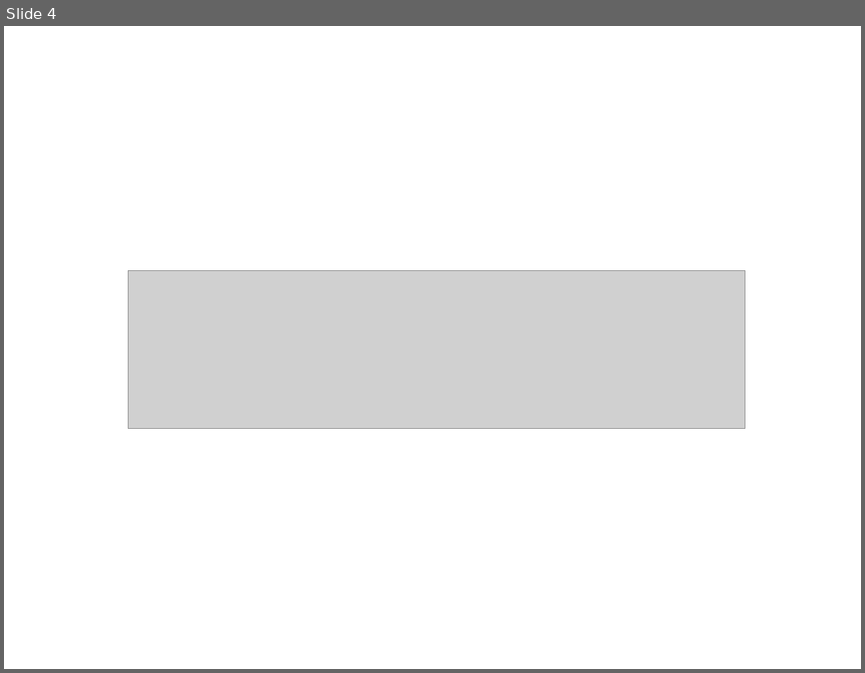
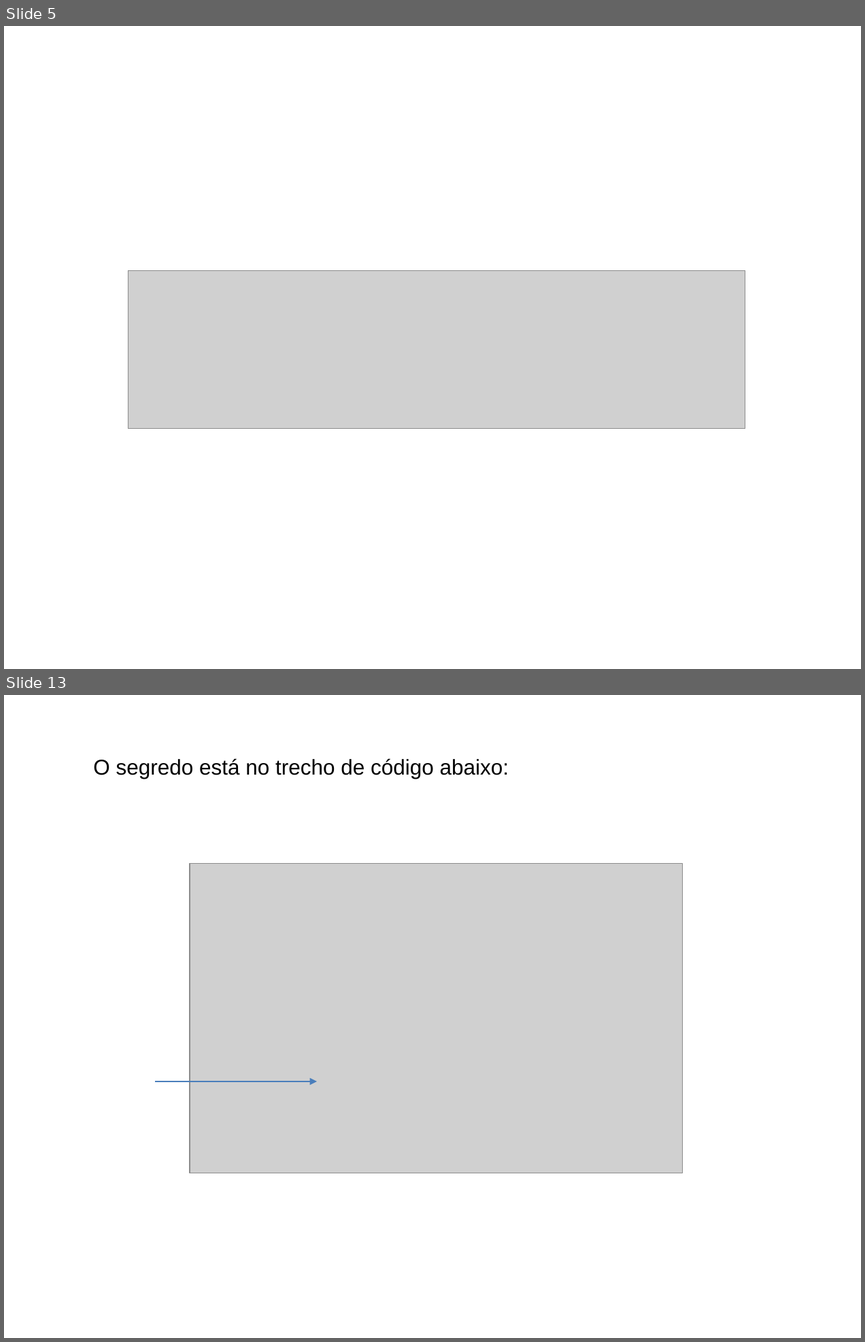
Before and after one commit to BartoAlheiros/Projeto-PAA, a slide deck: PAA 2a Oficina.pptx. Shown one above the other, each under a label of ours: slide 4 before the commit, slides 5 and 13 after it; the slides between them are not shown. The pictures are 865x673 and 865x1342 pixels, drawn with LibreOffice and Linux fonts; fonts in the diff are those of the drawing; grey boxes stand for pictures; background and template pictures are left out. Boxes give left, top, right and bottom in pixels: in the first picture for what was removed or moved away, otherwise in the second. Text is boxed around its words. In the diff, an @@ line names an element or a change of style, - is before the commit and + after.

```diff
--- a/PAA 2a Oficina.pptx
+++ b/PAA 2a Oficina.pptx
@@ slide 13 added at bbox=[4, 695, 861, 1338], background picture (left out) @@
@@ text added at bbox=[93, 758, 509, 779], 18 pt, text #000000 @@
+O segredo está no trecho de código abaixo:
@@ picture added at bbox=[190, 863, 683, 1172] @@
@@ arrow added from (155, 1081) to (317, 1081), #4B7EBC 0.75 pt @@
@@ what was slide 4 is now slide 5 @@
```
Also in this commit, not shown: 3 slides changed, 12 other slides added, 3 slides removed, 2 other files.
